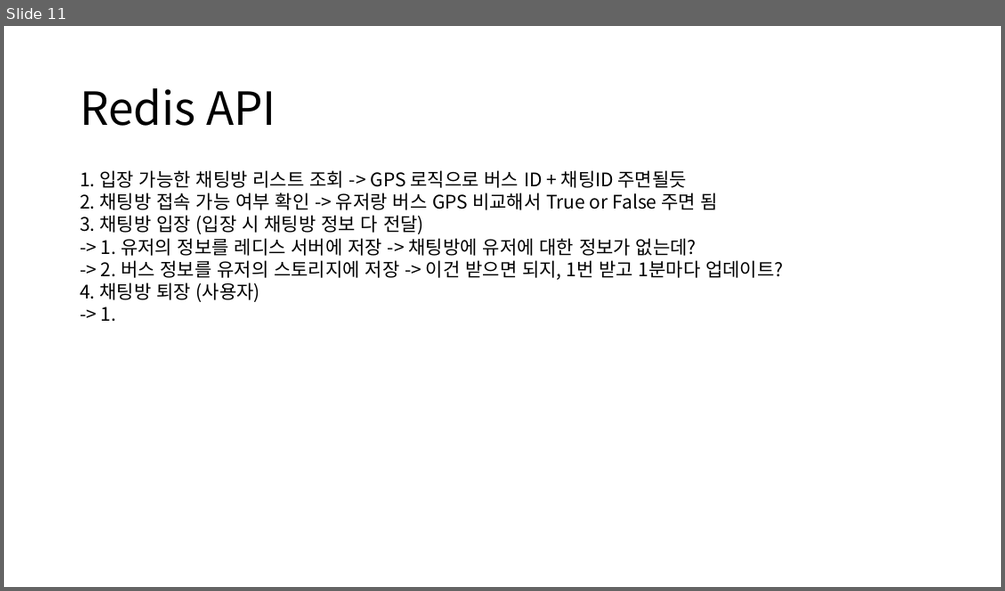
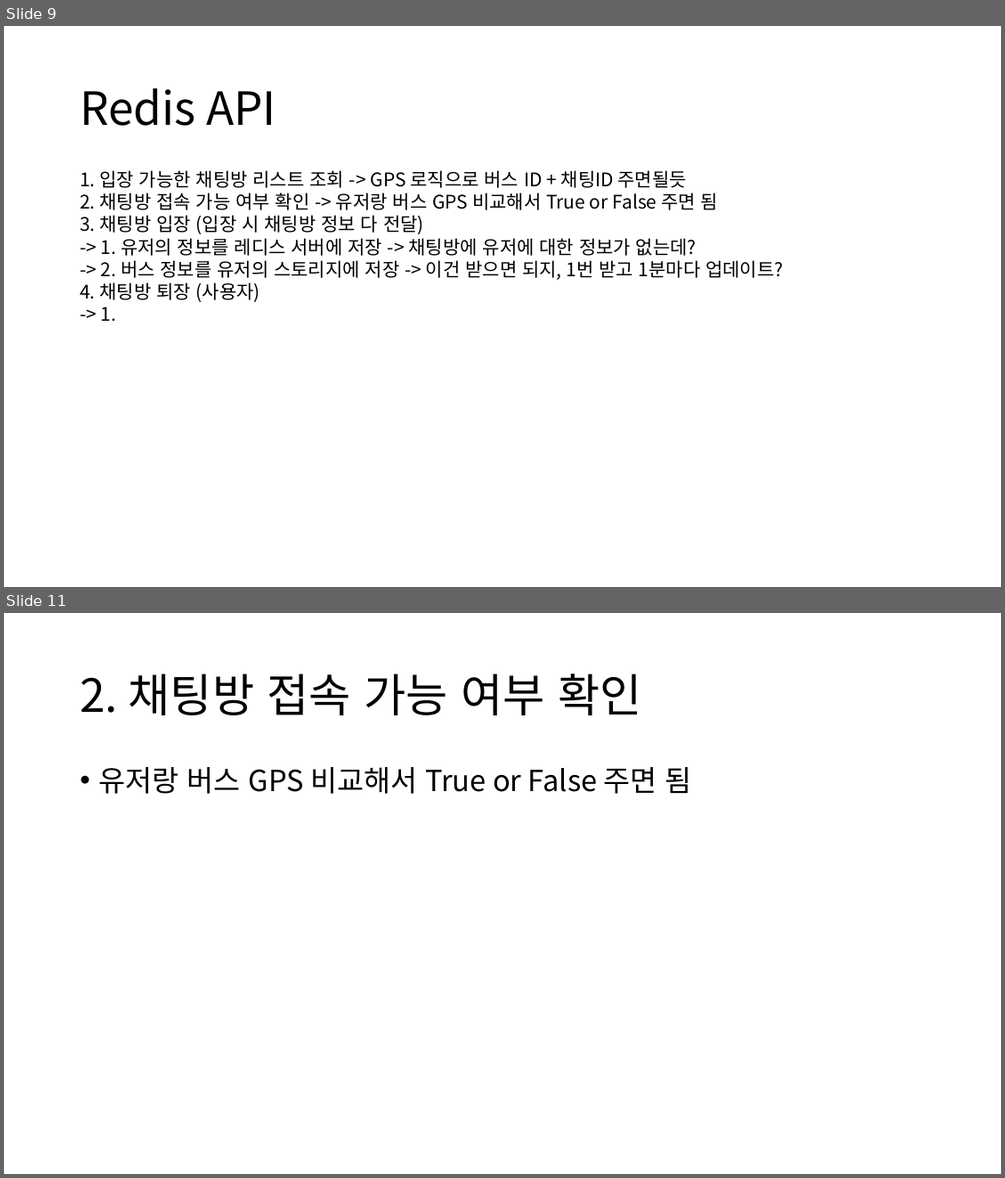
Before and after one commit to shy625/nangman-bus, a slide deck: hwi/PPT/Redis 자료구조.pptx. Shown one above the other, each under a label of ours: slide 11 before the commit, slides 9 and 11 after it; the slides between them are not shown. The pictures are 1005x591 and 1005x1178 pixels, drawn with LibreOffice and Linux fonts; fonts in the diff are those of the drawing. Boxes give left, top, right and bottom in pixels: in the first picture for what was removed or moved away, otherwise in the second. Text is boxed around its words. In the diff, an @@ line names an element or a change of style, - is before the commit and + after.

```diff
--- a/hwi/PPT/Redis 자료구조.pptx
+++ b/hwi/PPT/Redis 자료구조.pptx
@@ slide 11 added at [4,613,1001,1174], background #FFFFFF @@
@@ title added at [80,674,641,715], 44 pt, text #000000 @@
+2. 채팅방 접속 가능 여부 확인
@@ text added at [98,767,692,794], 28 pt, text #000000 @@
+• 유저랑 버스 GPS 비교해서 True or False 주면 됨
@@ what was slide 11 is now slide 9 @@
```
Also in this commit, not shown: 3 slides changed, 4 other slides added.
